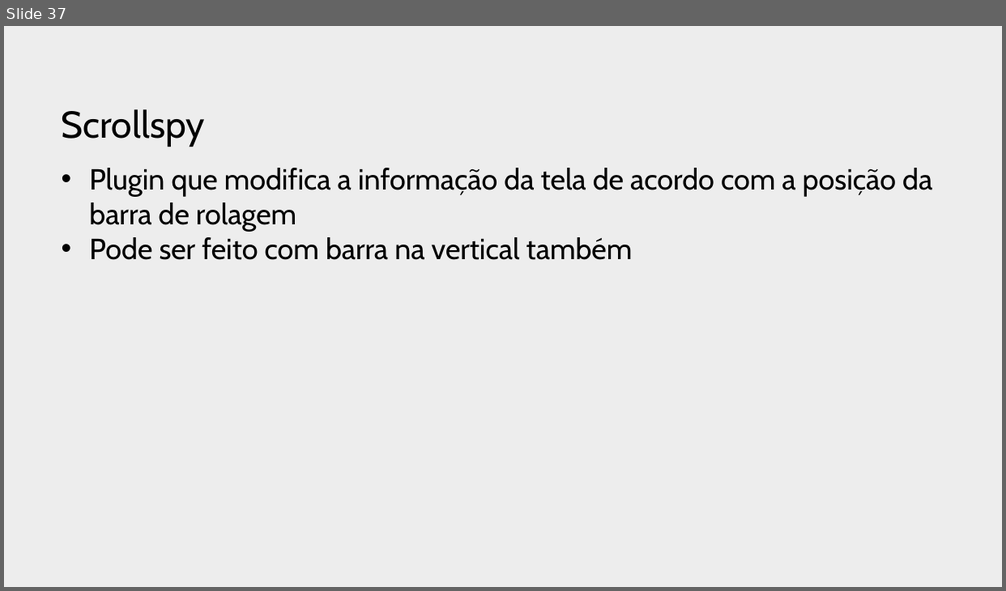
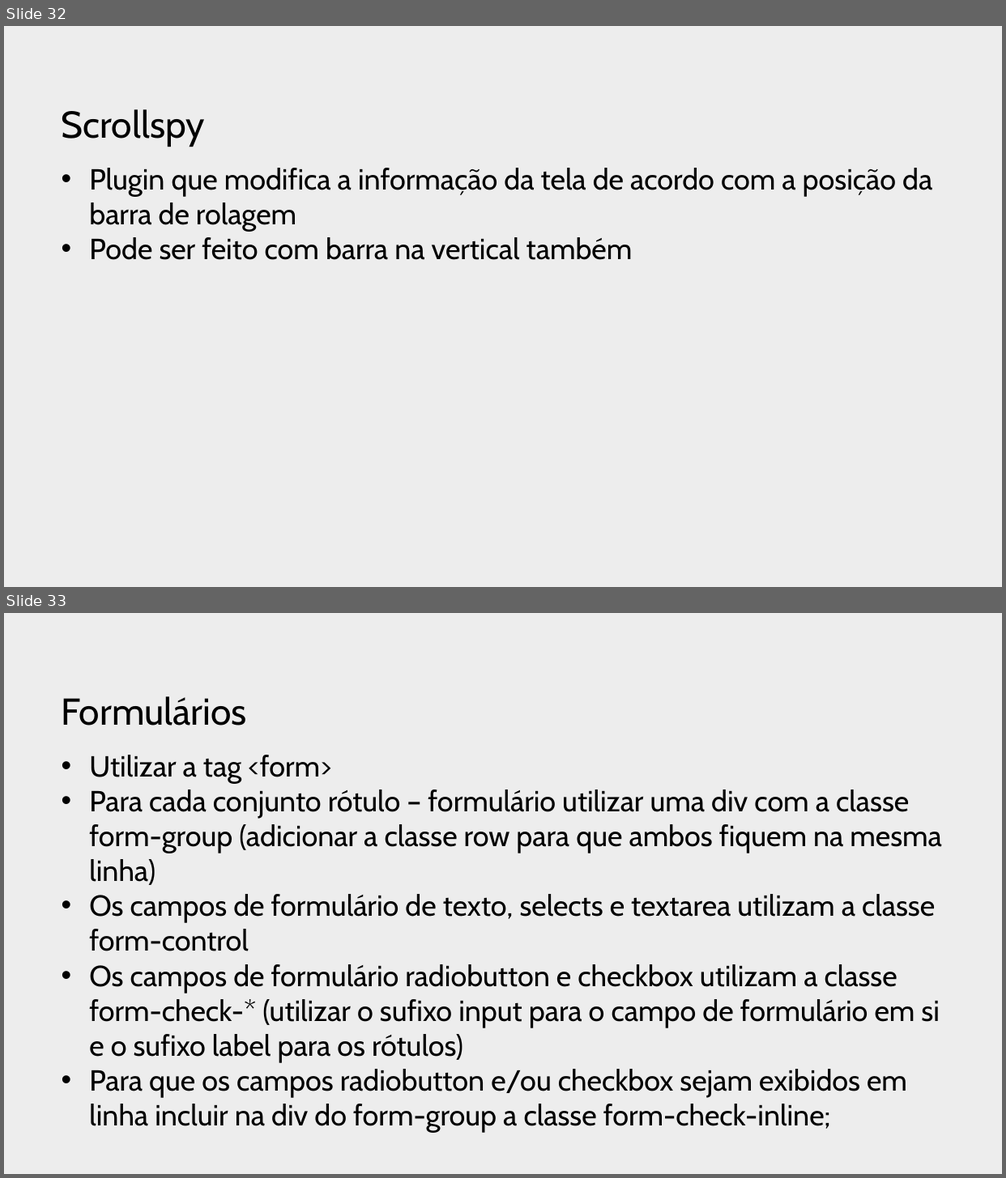
Before and after one commit to profJulioMomente/LTP2_3SI, a slide deck: 2018/2018.05.08-TheFoundations-BootStrap.pptx. Shown one above the other, each under a label of ours: slide 37 before the commit, slides 32 and 33 after it. The pictures are 1006x591 and 1006x1178 pixels, drawn with LibreOffice and Linux fonts; fonts in the diff are those of the drawing; background and template pictures are left out. Boxes give left, top, right and bottom in pixels: in the first picture for what was removed or moved away, otherwise in the second. Text is boxed around its words. In the diff, an @@ line names an element or a change of style, - is before the commit and + after.

```diff
--- a/2018/2018.05.08-TheFoundations-BootStrap.pptx
+++ b/2018/2018.05.08-TheFoundations-BootStrap.pptx
@@ slide 33 added at (4,613,1002,1174), background picture (left out) @@
@@ title added at (62,696,247,726), 36 pt, text #000000 @@
+Formulários
@@ text added at (89,755,941,1133), 28 pt, text #000000 @@
+• Utilizar a tag <form>
+• Para cada conjunto rótulo – formulário utilizar uma div com a classe form-group (adicionar a classe row para que ambos fiquem na mesma linha)
+• Os campos de formulário de texto, selects e textarea utilizam a classe form-control
+• Os campos de formulário radiobutton e checkbox utilizam a classe form-check-* (utilizar o sufixo input para o campo de formulário em si e o sufixo label para os rótulos)
+• Para que os campos radiobutton e/ou checkbox sejam exibidos em linha incluir na div do form-group a classe form-check-inline;
@@ what was slide 37 is now slide 32 @@
```
Also in this commit, not shown: 2 slides changed, 2 other slides added, 6 slides removed, 3 other files.
